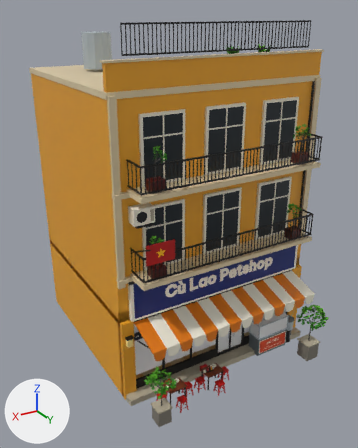
Before and after pictures for a commit that changed the FBX model Assets/PhoViet/Art/Streets/PV_StreetShop09_Petshop.fbx.
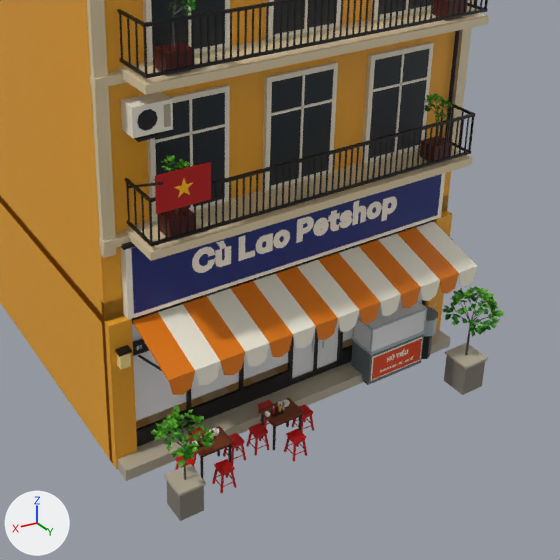
Each version is shown whole from a 50 mm camera at (9.86, 17.38, 13.24) aimed at (0.34, 1.51, 5.31), then close up on the part from 18% to 100% of the width and 34% to 100% of the height. Arrows for +X, +Y and +Z are at lower left; the lights stay in place. The older version's two pictures come first. Objects named as collision shapes, trigger or cutter boxes, shadow casters or lower levels of detail are left out. Where no turn or scale is listed for an object, it has been applied to the vertices. Vertices at exactly the same position are counted once.

The scene before the commit, as lines of its bpy script (objects in view):
```python
me_pv_streetshop09_petshop_lod0 = bpy.data.meshes.new('PV_StreetShop09_Petshop_LOD0')
me_pv_streetshop09_petshop_lod0.from_pydata(...)  # 14251 vertices, 11105 faces; spans x -4.23..4.23, y -3.93..6.21, z 0.0..12.93
# faces by material slot: [11098, 7]
me_pv_streetshop09_petshop_lod0.materials.append(mat_pv_streetatlas)  # picture img_pv_streetpalette_png
me_pv_streetshop09_petshop_lod0.materials.append(mat_pv_streetglass)  # white #e7e7e7
ob_pv_streetshop09_petshop_lod0 = bpy.data.objects.new('PV_StreetShop09_Petshop_LOD0', me_pv_streetshop09_petshop_lod0)
ob_pv_streetshop09_petshop_lod0.location = (0.0, 0.0, 0.0)
```
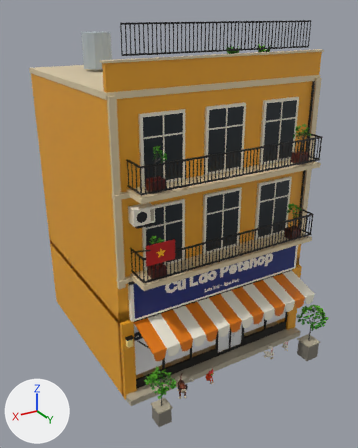
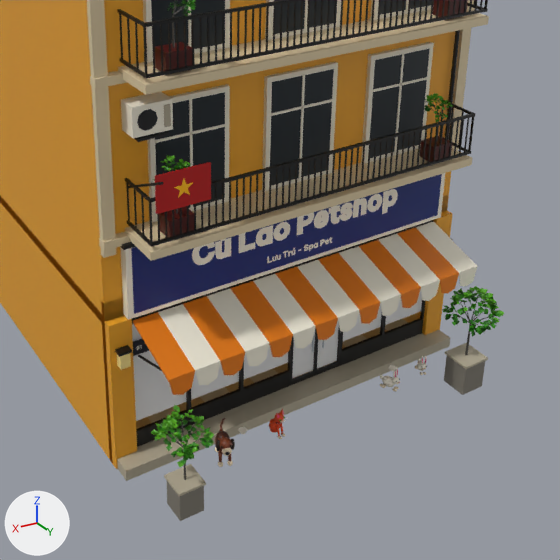
The change, as a list of edits to the scene's bpy script:
```text
Change me_pv_streetshop09_petshop_lod0:
    used by ob_pv_streetshop09_petshop_lod0; location = (0.0, 0.0, 0.0)
    remove me_pv_streetshop09_petshop_lod0.from_pydata(...)  # 14251 vertices, 11105 faces; spans x -4.23..4.23, y -3.93..6.21, z 0.0..12.93
    add me_pv_streetshop09_petshop_lod0.from_pydata(...)  # 16042 vertices, 14299 faces; spans x -4.23..4.23, y -3.93..6.21, z 0.0..12.93
    me_pv_streetshop09_petshop_lod0 part 1: 250 loose pieces with 2803 vertices, spanning x -3.7..3.45, y 0.51..5.67, z 0.0..4.36, are deleted
    me_pv_streetshop09_petshop_lod0 part 2: 72 vertices removed from x 0.62..2.93, y 4.75..5.21, z 0.0..0.64; 1012 vertices added at x 0.92..2.61, y 4.55..5.52, z 0.22..0.89
    me_pv_streetshop09_petshop_lod0 part 3: 948 vertices added at x -2.91..-1.62, y 4.55..5.3, z 0.22..0.77
    me_pv_streetshop09_petshop_lod0 part 4: 322 vertices removed from x -2.47..2.47, y 4.12, z 3.72..4.39; 620 vertices added at x -2.47..2.47, y 4.12, z 3.55..4.56
    other edits to the shape of me_pv_streetshop09_petshop_lod0 do not show in these pictures
```

Pixel boxes [x1, y1, x2, y2] of what changed, in the close-ups (560 x 560 px; the box of a moved part takes in the faces that stretch with it):
part 1 of me_pv_streetshop09_petshop_lod0, deleted
    before: [175, 236, 438, 494]
part 2 of me_pv_streetshop09_petshop_lod0, reshaped
    before: [189, 414, 302, 478]
    after: [214, 409, 286, 467]
part 3 of me_pv_streetshop09_petshop_lod0, added
    after: [380, 356, 427, 392]
part 4 of me_pv_streetshop09_petshop_lod0, moved or reshaped
    before: [192, 196, 397, 273]
    after: [192, 189, 398, 265]
